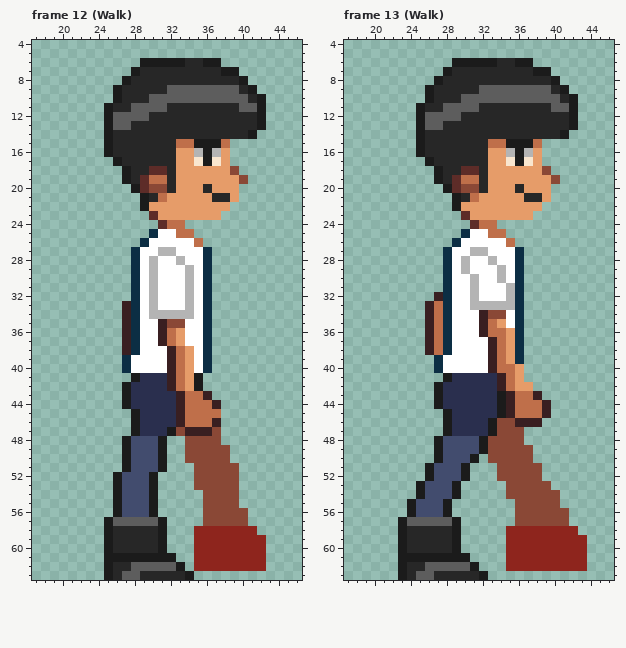
File history of a pixel-art file, TheDreams/Assets/Character/Images/MainCharacter/Sprite-0001.aseprite. The first picture shows the starting point.
64x64 pixels, 18 frames. Shown: frame 12 (Walk): x 17..46, y 4..63; frame 13 (Walk): x 17..46, y 4..63. The commit also changed other frames, which this record leaves out.
Now the later version:
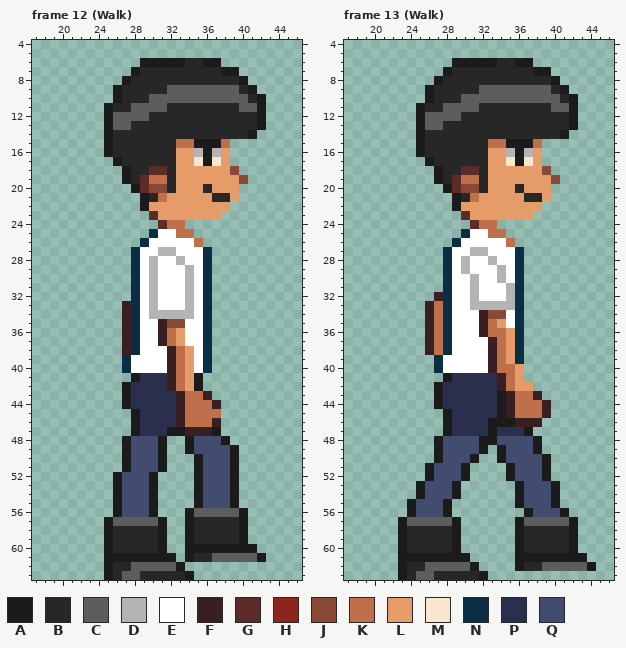
Palette (. is transparent): A #1b1b1b  B #272727  C #5d5d5d  D #b4b4b4  E #ffffff  F #391f21  G #5d2c28  H #8e251d  J #8a4836  K #bf6f4a  L #e69c69  M #f9e6cf  N #0c2e44  P #2a2f4e  Q #424c6e
Changes in this commit:
Frame 12 (Walk), layer "Leg#2":
The edit adds colour A in row 48 at x 38; in rows 49 to 50 at x 39; in rows 54 to 55 at x 35; in rows 56 to 61 at x 34.
Colour H gives way to colour A in rows 58 to 59 at x 40; in row 60 at x 35 to 41; in row 61 at x 42.
Colour J gives way to colour A in row 47 at x 33 and 37; in rows 48 to 49 at x 34; in row 50 at x 35; in rows 51 to 53 at x 35 and 39; in rows 54 to 55 at x 39; in rows 56 to 57 at x 40.
The edit adds colour B in row 57 at x 35.
Colour H gives way to colour B in rows 58 to 59 at x 35 to 39; in row 61 at x 35 to 36.
Colour J gives way to colour B in row 57 at x 36 to 39.
The edit adds colour C in row 56 at x 35.
Colour H gives way to colour C in row 61 at x 37 to 41.
Colour J gives way to colour C in row 56 at x 36 to 39.
Colour J gives way to colour Q in row 48 at x 35 to 37; in row 49 at x 35 to 38; in rows 50 to 55 at x 36 to 38.
Colour H is gone in row 58 at x 41; in row 59 at x 41 to 42; in row 60 at x 42; in row 62 at x 35 to 42.
Colour J is gone in row 50 at x 34.
Frame 13 (Walk), layer "Leg#2":
The edit adds colour A in row 47 at x 37; in rows 48 to 49 at x 38; in rows 50 to 52 at x 39; in row 53 at x 40; in row 57 at x 42; in row 62 at x 44.
Colour H gives way to colour A in rows 58 to 60 at x 36 and 42; in row 61 at x 36 to 43; in row 62 at x 36.
Colour J gives way to colour A in row 46 at x 34 to 35; in row 48 at x 33; in rows 49 to 50 at x 34; in rows 51 to 52 at x 35; in row 53 at x 36; in rows 54 to 55 at x 36 and 40.
Colour J gives way to colour A in row 56 at x 37 and 41; in row 57 at x 36.
Colour H gives way to colour B in rows 58 to 60 at x 37 to 41; in row 62 at x 37 to 38.
Colour H gives way to colour C in row 62 at x 39 to 43.
Colour J gives way to colour C in row 57 at x 37 to 41.
Colour J gives way to colour P in row 47 at x 34 to 36.
The edit adds colour Q in row 48 at x 37; in row 50 at x 38.
Colour J gives way to colour Q in row 48 at x 34 to 36; in rows 49 to 50 at x 35 to 37; in rows 51 to 52 at x 36 to 38; in rows 53 to 55 at x 37 to 39; in row 56 at x 38 to 40.
Colour H is gone in row 58 at x 35; in rows 59 to 60 at x 35 and 43; in rows 61 to 62 at x 35.
Colour J is gone in rows 49 to 50 at x 33; in rows 51 to 52 at x 34; in rows 53 to 54 at x 35; in row 56 at x 36.
Pixel boxes of the changes (left, top, right, bottom) in both pictures:
changed: (176, 427, 266, 571)
changed: (488, 418, 596, 571)
